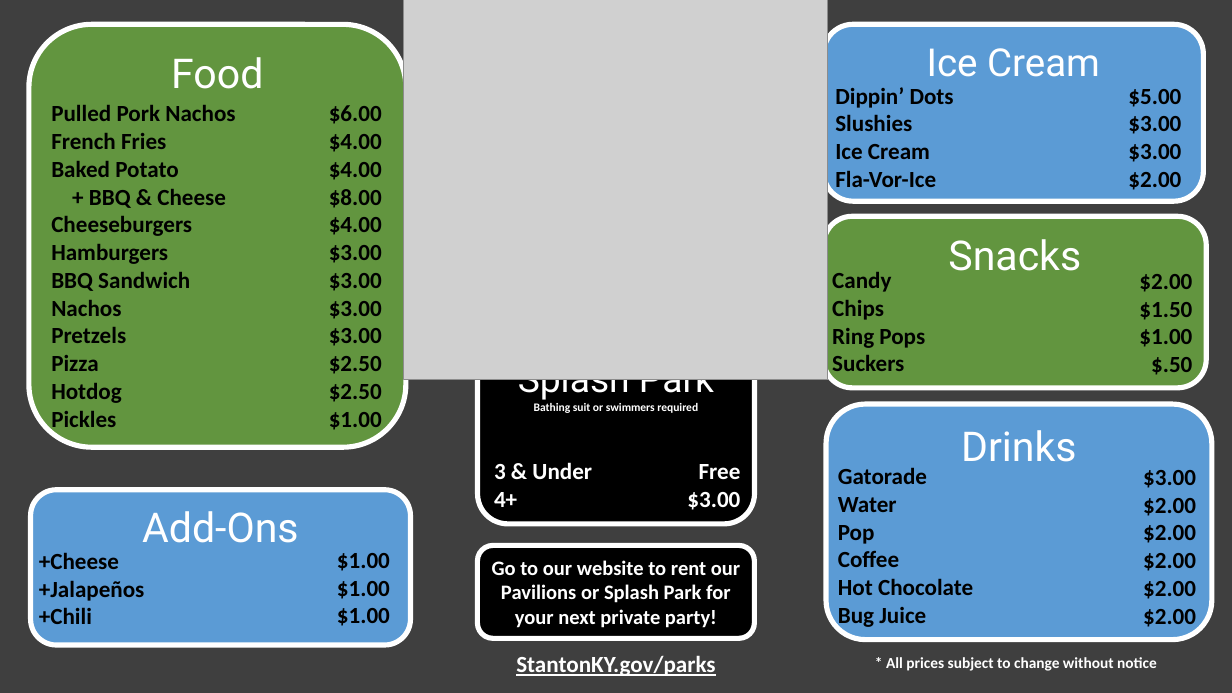
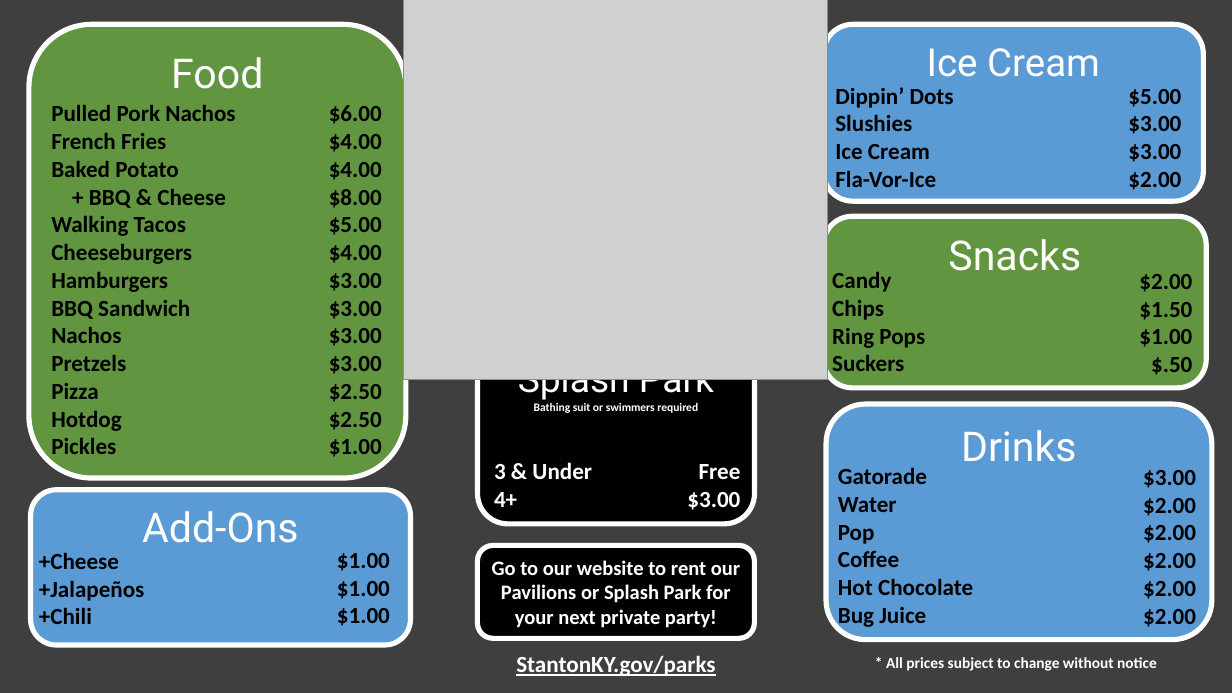
Before and after one commit to CityOfStanton/Kiosk-Client-Content, a slide deck: slide 1 of Assets/Menu/TournamentMenu/TournamentMenu.pptx. Drawn at 1232x693 pixels with LibreOffice and Linux fonts; fonts in the diff are those of the drawing; grey boxes stand for pictures. Boxes give left, top, right and bottom in pixels: in the first picture for what was removed or moved away, otherwise in the second. Text is boxed around its words. In the diff, an @@ line names an element or a change of style, - is before the commit and + after.

```diff
--- a/Assets/Menu/TournamentMenu/TournamentMenu.pptx
+++ b/Assets/Menu/TournamentMenu/TournamentMenu.pptx
@@ rounded rectangle "Food": place and size @@
-rounded rectangle "Food" at box(29, 24, 406, 447)
+rounded rectangle "Food" at box(29, 24, 406, 478)
@@ text at box(51, 216, 186, 236): paragraph added @@
+Walking Tacos
@@ text at box(329, 217, 382, 235): paragraph added @@
+$5.00
```
Also in this commit, not shown: 1 other file.
